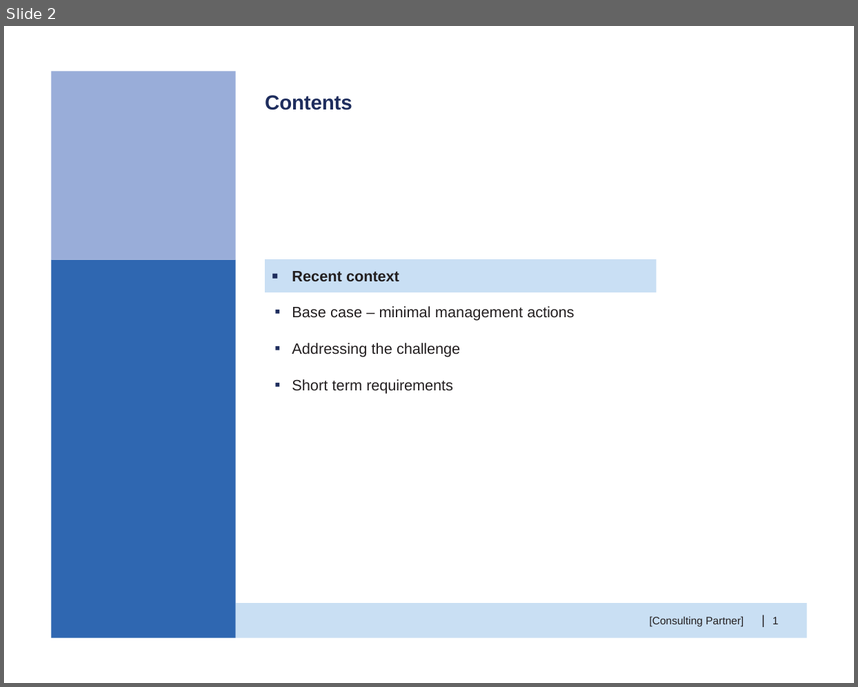
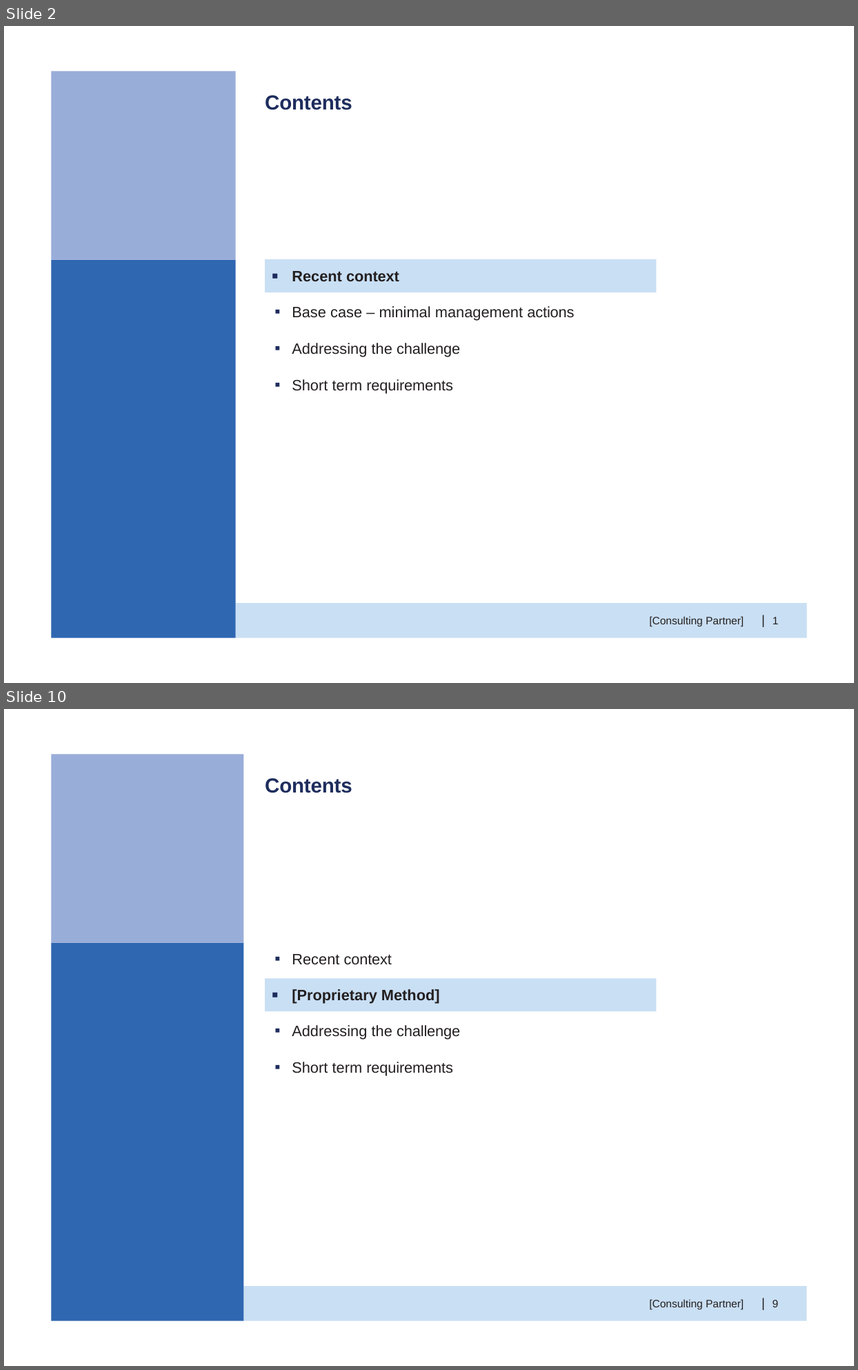
Before and after one commit to huytrnq/pptxsanitizer, a slide deck: data/Take-home_sanitized.pptx. Shown one above the other, each under a label of ours: slide 2 before the commit, slides 2 and 10 after it; the slides between them are not shown. The pictures are 858x687 and 858x1370 pixels, drawn with LibreOffice and Linux fonts; fonts in the diff are those of the drawing. Boxes give left, top, right and bottom in pixels: in the first picture for what was removed or moved away, otherwise in the second. Text is boxed around its words. In the diff, an @@ line names an element or a change of style, - is before the commit and + after.

```diff
--- a/data/Take-home_sanitized.pptx
+++ b/data/Take-home_sanitized.pptx
@@ slide 10 added at [4,709,854,1366], background #FFFFFF @@
@@ freeform shape added at [51,754,243,942], fill #99ADD9 @@
@@ title added at [265,778,352,793], 19 pt, text #1E2D5D, bold @@
+Contents
@@ freeform shape added at [51,942,243,1320], fill #2F67B1 @@
@@ text added at [292,954,392,965], 14 pt, text #231F20 @@
+▪ Recent context
@@ rectangle added at [266,978,656,1011], fill #C9DFF4, 14 pt, text #231F20, bold @@
+▪ [Proprietary Method]
@@ text added at [292,1025,460,1076], 14 pt, text #231F20 @@
+▪ Addressing the challenge
+▪ Short term requirements
@@ freeform shape added at [243,1287,807,1321], fill #C9DFF3 @@
@@ text added at [649,1299,744,1310], 10 pt, text #231F20 @@
+[Consulting Partner]
@@ text added at [760,1293,766,1313], 12 pt, text #231F20 @@
+|
@@ text added at [773,1300,779,1307], 10 pt, text #231F20 @@
+9
```
Also in this commit, not shown: 3 slides changed, 34 other slides added, 28 other files.
